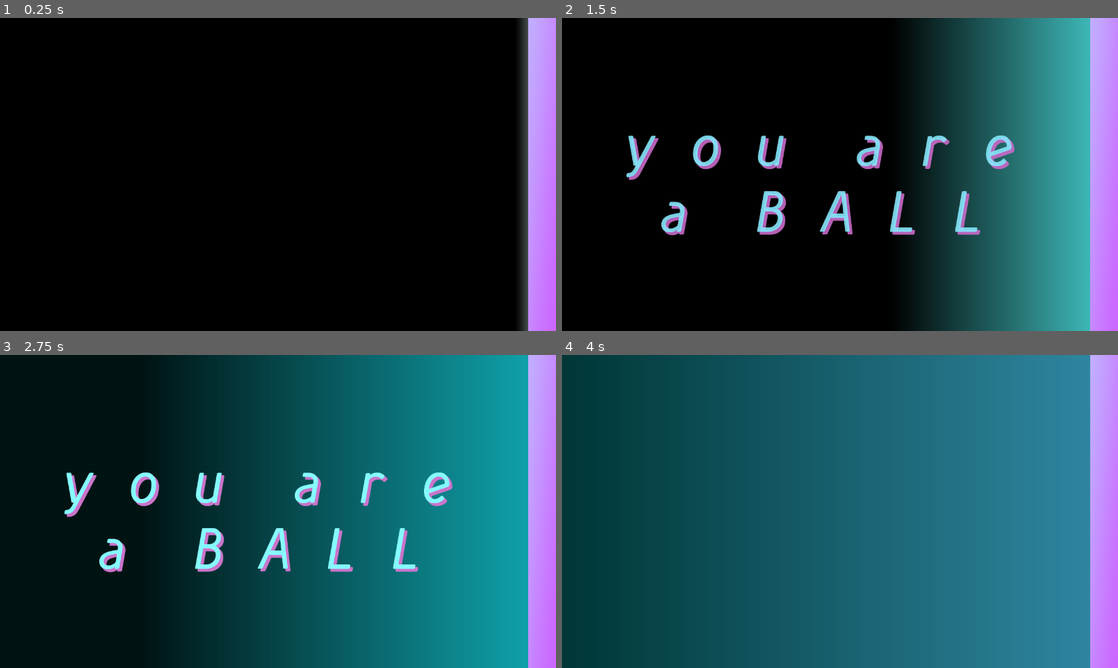
Above: before the commit, frames 1-4 (two rows, left to right).
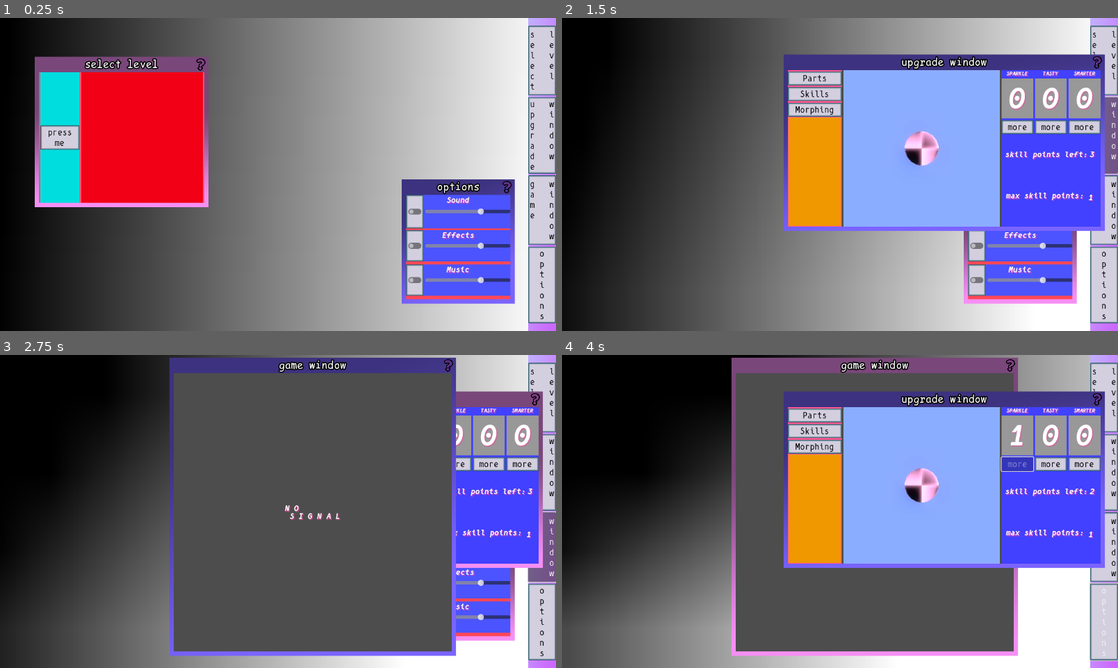
Above: after the commit, the same moments.

Repository: ktosox/GWJ77-Metamorphosis
Game: Godot game, scene res://game.tscn
Same seed, same stepped clock (60 frames per second), same inputs: the game is played once before the commit and once after it.
Inputs (mouse positions are in pixels of both pictures, inside the frame that each line leads up to):
- Up to frame 1 (0.25 s): no input
- Up to frame 2 (1.5 s): click (1106, 61) at 0.5 s, where only the run after the commit has a clickable "s l e e l v e e c l t"; click (1106, 136) at 1.25 s, where only the run after the commit has a clickable "u w p i g n r d a o d w e"
- Up to frame 3 (2.75 s): click (544, 545) at 2 s, where only the run after the commit has a clickable "g w a i m n e d o w"
- Up to frame 4 (4 s): click (1106, 621) at 2.75 s, where only the run after the commit has a clickable "o p t i o n s"; click (1017, 464) at 3.5 s, where only the run after the commit has a clickable "more"

The runs differ from the first frame. In frame 1, 91% of the frame differs, in the area x 6-100%, y 0-100%; in frame 2, 89%; in frame 3, 87%; in frame 4, 100%, in the area x 0-100%, y 0-100%.

Commit message:
replaced the scuffed window minimising system with a better one

Diff:
--- a/Game/game.gd
+++ b/Game/game.gd
@@ -5,7 +5,7 @@
 
 # Called when the node enters the scene tree for the first time.
 func _ready() -> void:
-	#start_game()
+	start_game()
 	pass # Replace with function body.
 
 
@@ -27,37 +27,14 @@
 
 
 func start_game() -> void:
-	$PanelTexture/Layout/SelectLevelButton.visible = true
-	$PanelTexture/Layout/OptionsWindowButton.visible = true
+
+
 	$SelectLevel.visible = true
 	$OptionsWindow.visible = true
 	#$StartAniamator.stop()
 	$StartAniamator.play("loop")
 	pass
 
-
-func _on_select_level_button_pressed() -> void:
-	$SelectLevel.visible = !$SelectLevel.visible
-
-	pass # Replace with function body.
-
-
-
-
-func _on_game_window_button_pressed() -> void:
-	$GameWindow.visible = !$GameWindow.visible
-
-	pass # Replace with function body.
-
-
-func _on_hidden_window_button_pressed() -> void:
-	$HiddenWindow.visible = !$HiddenWindow.visible
-	pass # Replace with function body.
-
-
-func _on_options_window_button_pressed() -> void:
-	$OptionsWindow.visible = !$OptionsWindow.visible
-	pass # Replace with function body.
 
 
 func _on_path_selection_screen_create_new_level(level_data: LevelData) -> void:
@@ -93,3 +70,8 @@
 		$PanelTexture/Layout/HiddenWindowButton.visible = true
 		$Welcome2.play("new_animation")
 	pass
+
+
+func _on_minimize_button_created(button: Button) -> void:
+	$PanelTexture/Layout.add_child(button)
+	pass # Replace with function body.
--- a/Game/game.tscn
+++ b/Game/game.tscn
@@ -406,110 +406,61 @@
 grow_vertical = 2
 alignment = 1
 
-[node name="SelectLevelButton" type="Button" parent="PanelTexture/Layout"]
-visible = false
-custom_minimum_size = Vector2(0, 160)
-layout_mode = 2
-text = "s   l
+[node name="SelectLevel" type="Window" parent="."]
+title = "select level"
+position = Vector2i(90, 125)
+size = Vector2i(380, 300)
+visible = false
+script = ExtResource("3_mw1gv")
+tutorial_scene = NodePath("TutorialGoesHere")
+side_bar_title = "s   l
 e   e
 l   v
 e   e
 c   l
 t    "
-autowrap_mode = 2
-
-[node name="Control4" type="Control" parent="PanelTexture/Layout"]
-custom_minimum_size = Vector2(0, 4)
-layout_mode = 2
-
-[node name="GameWindowButton" type="Button" parent="PanelTexture/Layout"]
-visible = false
-custom_minimum_size = Vector2(0, 160)
-layout_mode = 2
-text = "g   w
-a   i
-m   n
-e   d
-    o
-    w"
-autowrap_mode = 2
-
-[node name="Control3" type="Control" parent="PanelTexture/Layout"]
-custom_minimum_size = Vector2(0, 4)
-layout_mode = 2
-
-[node name="HiddenWindowButton" type="Button" parent="PanelTexture/Layout"]
-visible = false
-custom_minimum_size = Vector2(0, 160)
-layout_mode = 2
-text = "u   w
+
+[node name="PathSelectionScreen" parent="SelectLevel" instance=ExtResource("4_ko2fr")]
+anchors_preset = 15
+anchor_right = 1.0
+anchor_bottom = 1.0
+offset_right = 0.0
+offset_bottom = 0.0
+grow_horizontal = 2
+grow_vertical = 2
+
+[node name="TutorialGoesHere" type="ColorRect" parent="SelectLevel"]
+visible = false
+anchors_preset = 15
+anchor_right = 1.0
+anchor_bottom = 1.0
+grow_horizontal = 2
+grow_vertical = 2
+color = Color(1, 0.313726, 1, 1)
+
+[node name="Label" type="Label" parent="SelectLevel/TutorialGoesHere"]
+layout_mode = 0
+offset_top = 60.0
+offset_right = 306.0
+offset_bottom = 83.0
+text = "tutrial instruction geos here"
+
+[node name="HiddenWindow" type="Window" parent="."]
+auto_translate_mode = 1
+title = "upgrade window"
+position = Vector2i(520, 120)
+size = Vector2i(720, 360)
+visible = false
+unresizable = true
+script = ExtResource("3_mw1gv")
+tutorial_scene = NodePath("TutorialWindow")
+side_bar_title = "u   w
 p   i
 g   n
 r   d
 a   o
 d   w
 e    "
-autowrap_mode = 2
-
-[node name="Control" type="Control" parent="PanelTexture/Layout"]
-custom_minimum_size = Vector2(0, 4)
-layout_mode = 2
-
-[node name="OptionsWindowButton" type="Button" parent="PanelTexture/Layout"]
-visible = false
-custom_minimum_size = Vector2(0, 160)
-layout_mode = 2
-text = "o
-p
-t
-i
-o
-n
-s"
-autowrap_mode = 2
-
-[node name="SelectLevel" type="Window" parent="."]
-title = "select level"
-position = Vector2i(90, 125)
-size = Vector2i(380, 300)
-visible = false
-script = ExtResource("3_mw1gv")
-tutorial_scene = NodePath("TutorialGoesHere")
-
-[node name="PathSelectionScreen" parent="SelectLevel" instance=ExtResource("4_ko2fr")]
-anchors_preset = 15
-anchor_right = 1.0
-anchor_bottom = 1.0
-offset_right = 0.0
-offset_bottom = 0.0
-grow_horizontal = 2
-grow_vertical = 2
-
-[node name="TutorialGoesHere" type="ColorRect" parent="SelectLevel"]
-visible = false
-anchors_preset = 15
-anchor_right = 1.0
-anchor_bottom = 1.0
-grow_horizontal = 2
-grow_vertical = 2
-color = Color(1, 0.313726, 1, 1)
-
-[node name="Label" type="Label" parent="SelectLevel/TutorialGoesHere"]
-layout_mode = 0
-offset_top = 60.0
-offset_right = 306.0
-offset_bottom = 83.0
-text = "tutrial instruction geos here"
-
-[node name="HiddenWindow" type="Window" parent="."]
-auto_translate_mode = 1
-title = "upgrade window"
-position = Vector2i(520, 120)
-size = Vector2i(720, 360)
-visible = false
-unresizable = true
-script = ExtResource("3_mw1gv")
-tutorial_scene = NodePath("TutorialWindow")
 
 [node name="PlayerConstruction" parent="HiddenWindow" instance=ExtResource("1_wgv3v")]
 anchors_preset = 15
@@ -549,6 +500,12 @@
 unresizable = true
 script = ExtResource("3_mw1gv")
 tutorial_scene = NodePath("TutorialGoesHere")
+side_bar_title = "g   w
+a   i
+m   n
+e   d
+    o
+    w"
 
 [node name="TutorialGoesHere" type="ColorRect" parent="GameWindow"]
 visible = false
@@ -592,6 +549,13 @@
 unresizable = true
 script = ExtResource("3_mw1gv")
 tutorial_scene = NodePath("TutorialIGuess")
+side_bar_title = "o
+p
+t
+i
+o
+n
+s"
 
 [node name="Settings" type="ColorRect" parent="OptionsWindow"]
 anchors_preset = 15
@@ -651,7 +615,6 @@
 libraries = {
 "": SubResource("AnimationLibrary_7rh51")
 }
-autoplay = "new_animation"
 
 [node name="Welcome2" type="AnimationPlayer" parent="."]
 libraries = {
@@ -678,11 +641,11 @@
 
 THE CLOCK ONLY TICKS WHEN YOU FALL"
 
-[connection signal="pressed" from="PanelTexture/Layout/SelectLevelButton" to="." method="_on_select_level_button_pressed"]
-[connection signal="pressed" from="PanelTexture/Layout/GameWindowButton" to="." method="_on_game_window_button_pressed"]
-[connection signal="pressed" from="PanelTexture/Layout/HiddenWindowButton" to="." method="_on_hidden_window_button_pressed"]
-[connection signal="pressed" from="PanelTexture/Layout/OptionsWindowButton" to="." method="_on_options_window_button_pressed"]
+[connection signal="minimize_button_created" from="SelectLevel" to="." method="_on_minimize_button_created"]
 [connection signal="create_new_level" from="SelectLevel/PathSelectionScreen" to="." method="_on_path_selection_screen_create_new_level"]
+[connection signal="minimize_button_created" from="HiddenWindow" to="." method="_on_minimize_button_created"]
+[connection signal="minimize_button_created" from="GameWindow" to="." method="_on_minimize_button_created"]
+[connection signal="minimize_button_created" from="OptionsWindow" to="." method="_on_minimize_button_created"]
 
 [editable path="OptionsWindow/Settings/SoundSetter2"]
 [editable path="OptionsWindow/Settings/SoundSetter3"]
--- /dev/null
+++ b/Game/interface/minimize_window_button.tscn
@@ -0,0 +1,5 @@
+[gd_scene format=3 uid="uid://bomrr5v218d3g"]
+
+[node name="MinimizeWindowButton" type="Button"]
+custom_minimum_size = Vector2(0, 160)
+autowrap_mode = 2
--- a/Game/interface/window.gd
+++ b/Game/interface/window.gd
@@ -1,15 +1,30 @@
 extends Window
+
+var minimize_window_button_scene = preload("res://interface/minimize_window_button.tscn")
 
 @export var tutorial_scene : NodePath
 
+@export_multiline var side_bar_title : String
+
+signal minimize_button_created(button : Button)
+
 func _ready() -> void:
+
 	connect("close_requested",Callable(self,"_on_close_requested"))
+	create_minimize_button()
+
 
 func _process(delta: float) -> void:
 	position.x = clampi(position.x,10,1200)
 	position.y = clampi(position.y,32,720)
 	pass
 
+func create_minimize_button() -> void:
+	var new_button = minimize_window_button_scene.instantiate() as Button
+	new_button.text = side_bar_title
+	new_button.connect("pressed",Callable(self, "toggle_visibility"))
+	emit_signal("minimize_button_created",new_button)
+	pass
 
 func _on_focus_entered() -> void:
 	set_process(true)
@@ -24,3 +39,7 @@
 func _on_close_requested() -> void:
 	get_node(tutorial_scene).visible = !get_node(tutorial_scene).visible
 	pass # Replace with function body.
+
+func toggle_visibility() -> void:
+	visible = !visible
+	pass
